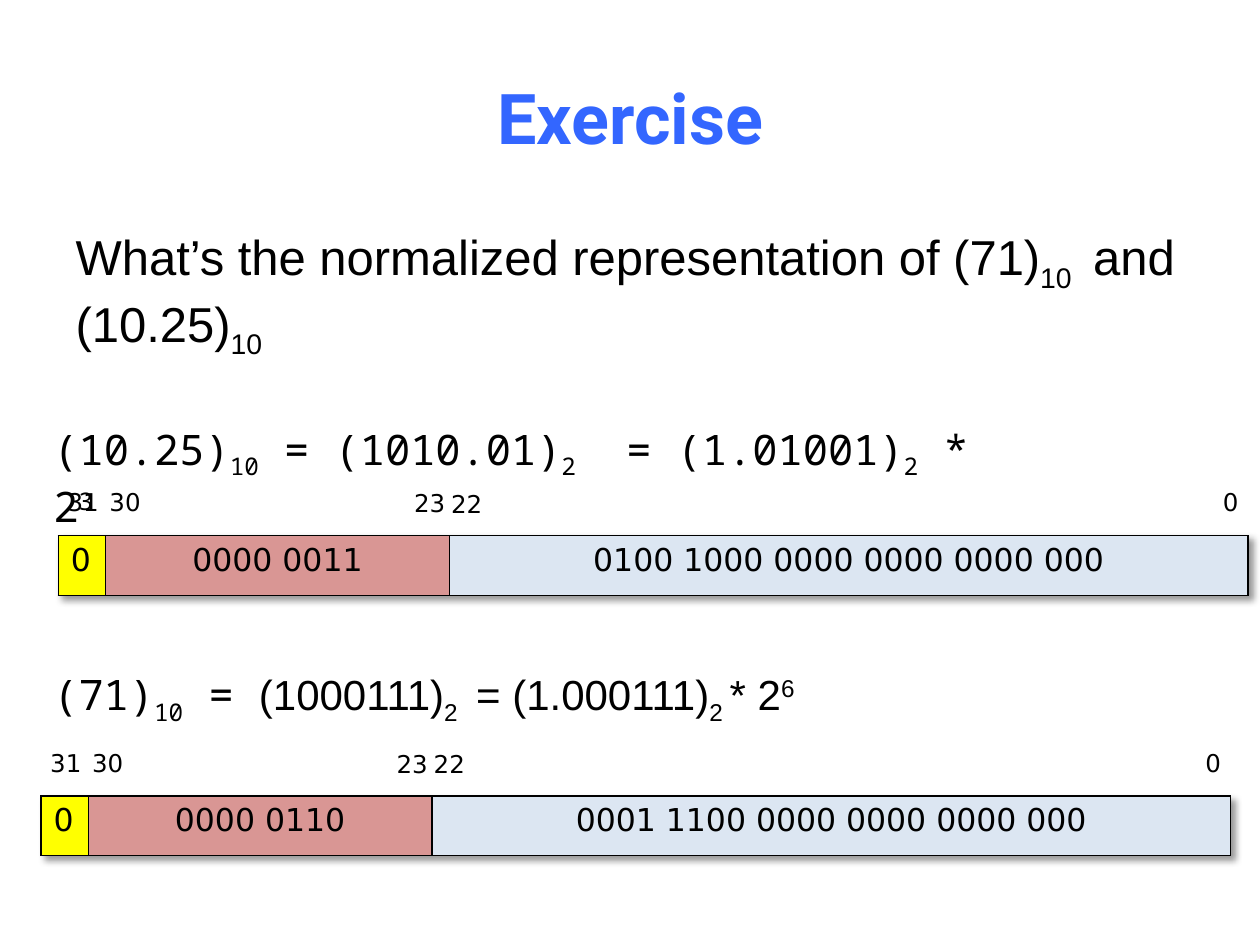
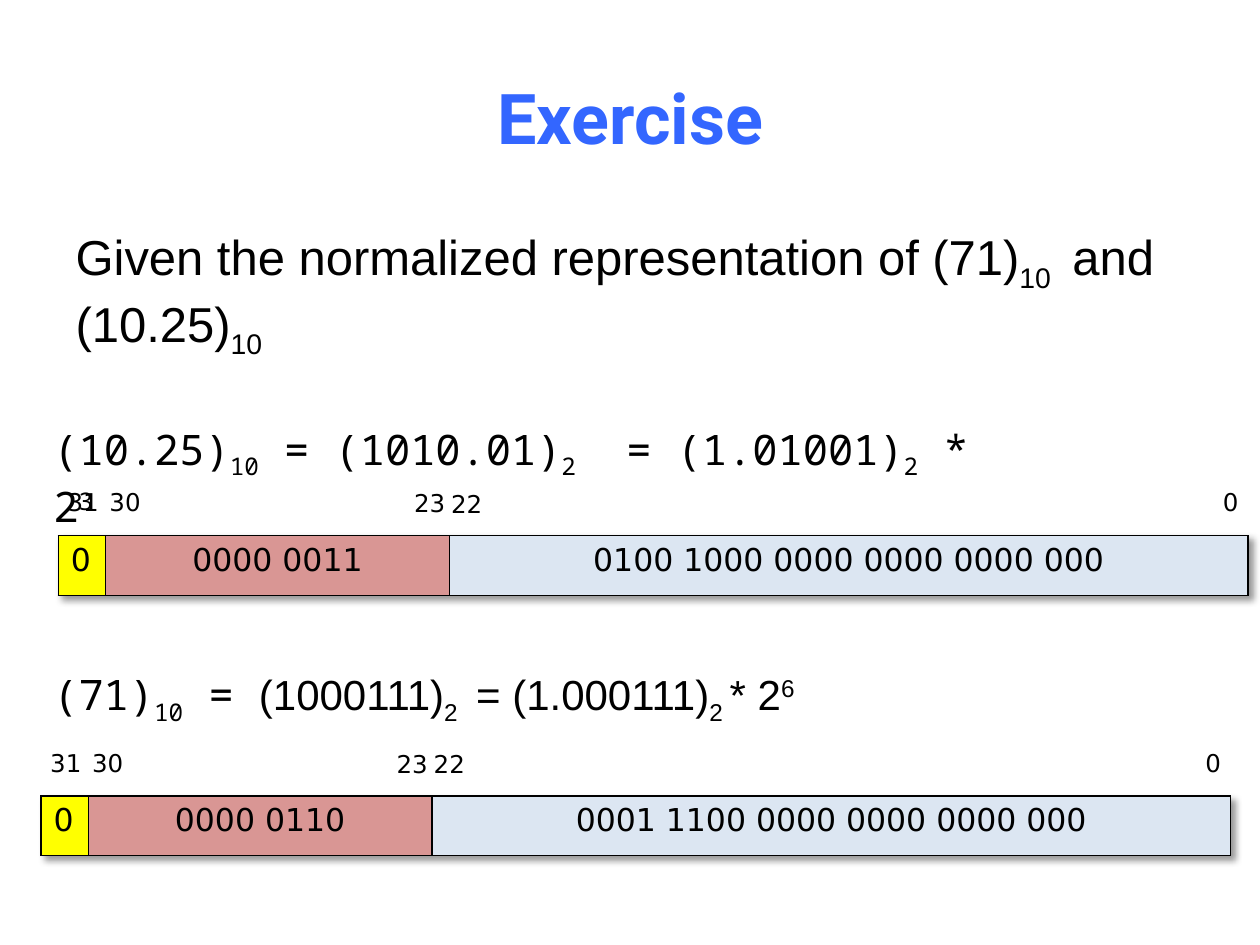
Before and after one commit to NYU-CSO/nyu-cso.github.io, a slide deck: slide 30 of notes/03-floats.pptx (slide 27 before the commit). Drawn at 1260x945 pixels with LibreOffice and Linux fonts; fonts in the diff are those of the drawing. Boxes give left, top, right and bottom in pixels: in the first picture for what was removed or moved away, otherwise in the second. Text is boxed around its words. In the diff, an @@ line names an element or a change of style, - is before the commit and + after.

```diff
--- a/notes/03-floats.pptx
+++ b/notes/03-floats.pptx
@@ text at [76,239,1154,355]: text changed @@
-What’s the normalized representation of (71)10 and (10.25)10
+Given the normalized representation of (71)10 and (10.25)10
```
Also in this commit, not shown: 32 other slides changed, 23 slides added, 11 slides removed, 1 other file.
